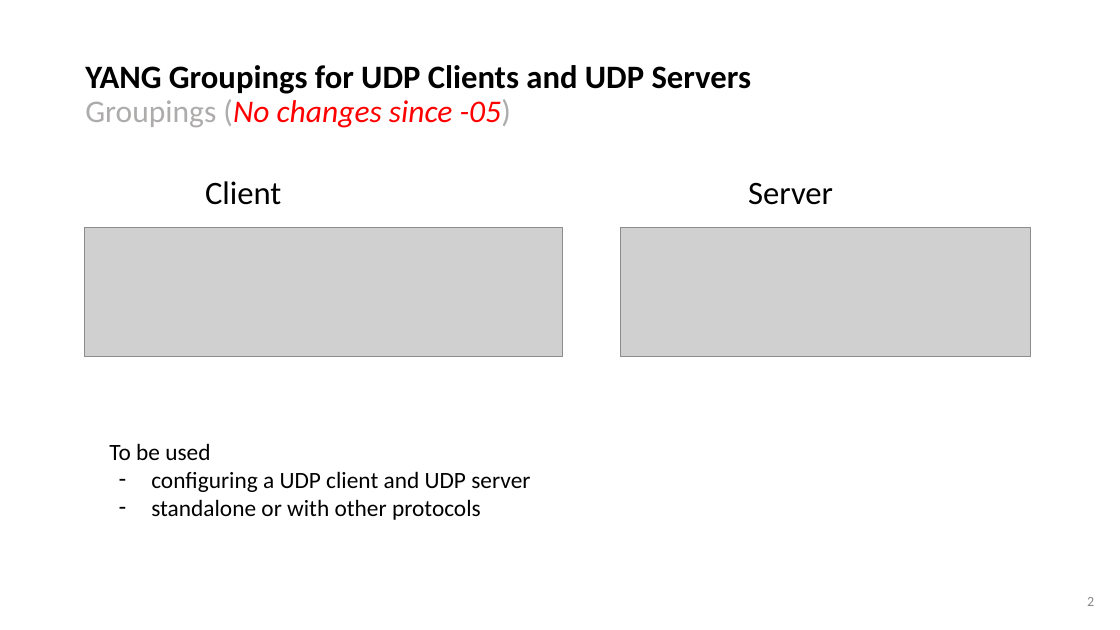
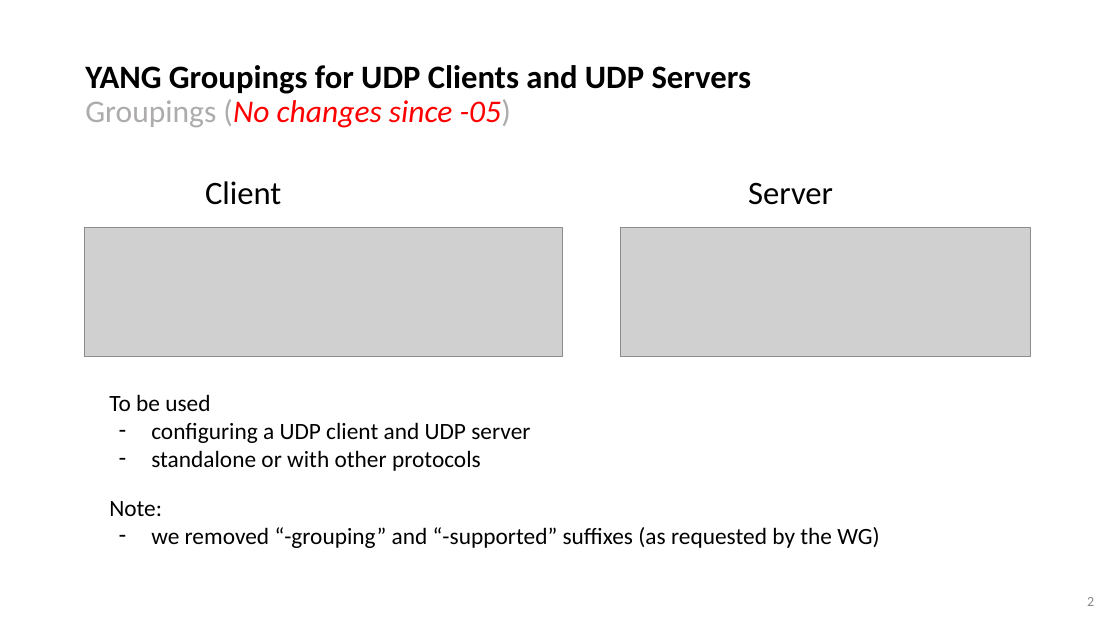
Before and after one commit to network-analytics/ietf-network-analytics-document-status, a slide deck: slide 2 of 122/NETCONF/draft-ietf-netconf-udp-client-server-06.pptx. Drawn at 1120x630 pixels with LibreOffice and Linux fonts; fonts in the diff are those of the drawing; grey boxes stand for pictures. Boxes give left, top, right and bottom in pixels: in the first picture for what was removed or moved away, otherwise in the second. Text is boxed around its words. In the diff, an @@ line names an element or a change of style, - is before the commit and + after.

Commit message:
udp-client-final

```diff
--- a/122/NETCONF/draft-ietf-netconf-udp-client-server-06.pptx
+++ b/122/NETCONF/draft-ietf-netconf-udp-client-server-06.pptx
@@ text "To be used": place and size @@
-text "To be used" at box(109, 443, 530, 520)
+text "To be used" at box(109, 394, 530, 471)
@@ text added at box(109, 501, 879, 548), 20 pt, text #000000 @@
+Note:
+– we removed “-grouping” and “-supported” suffixes (as requested by the WG)
```
Also in this commit, not shown: 1 other slide changed, 1 other file.
